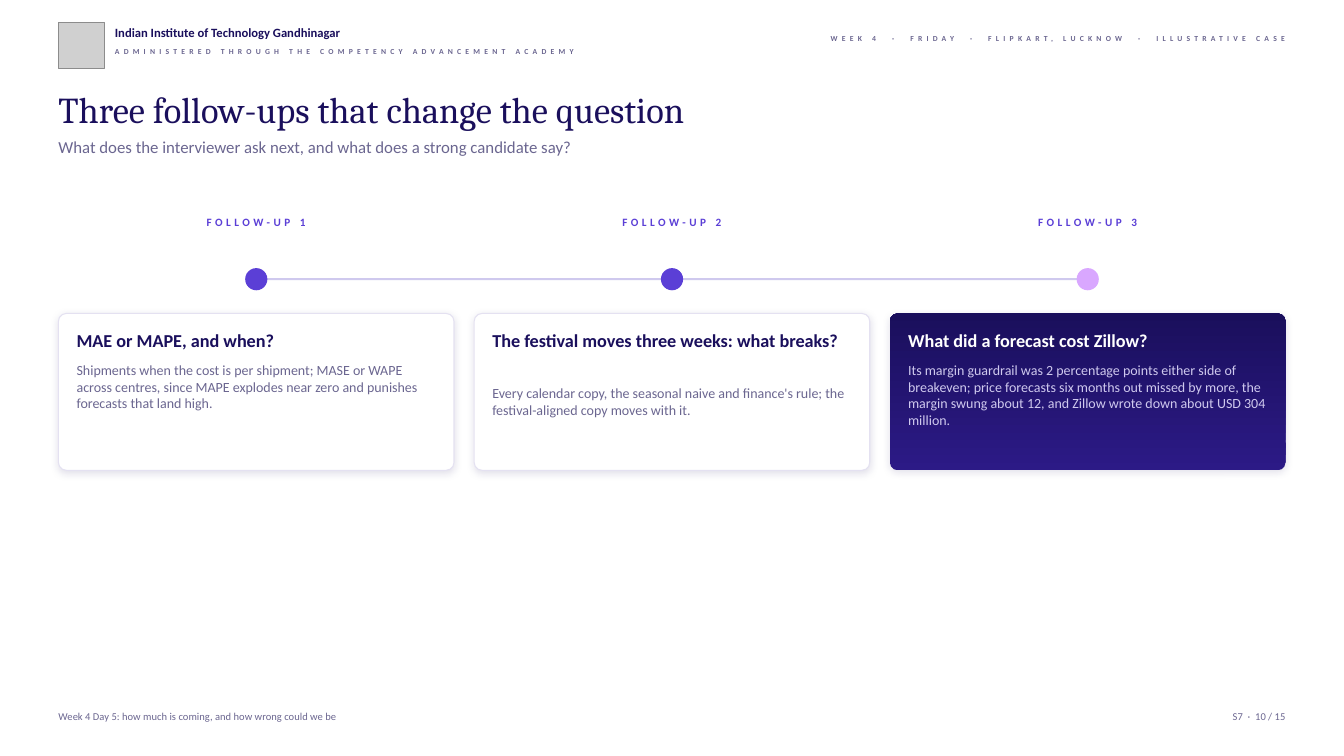
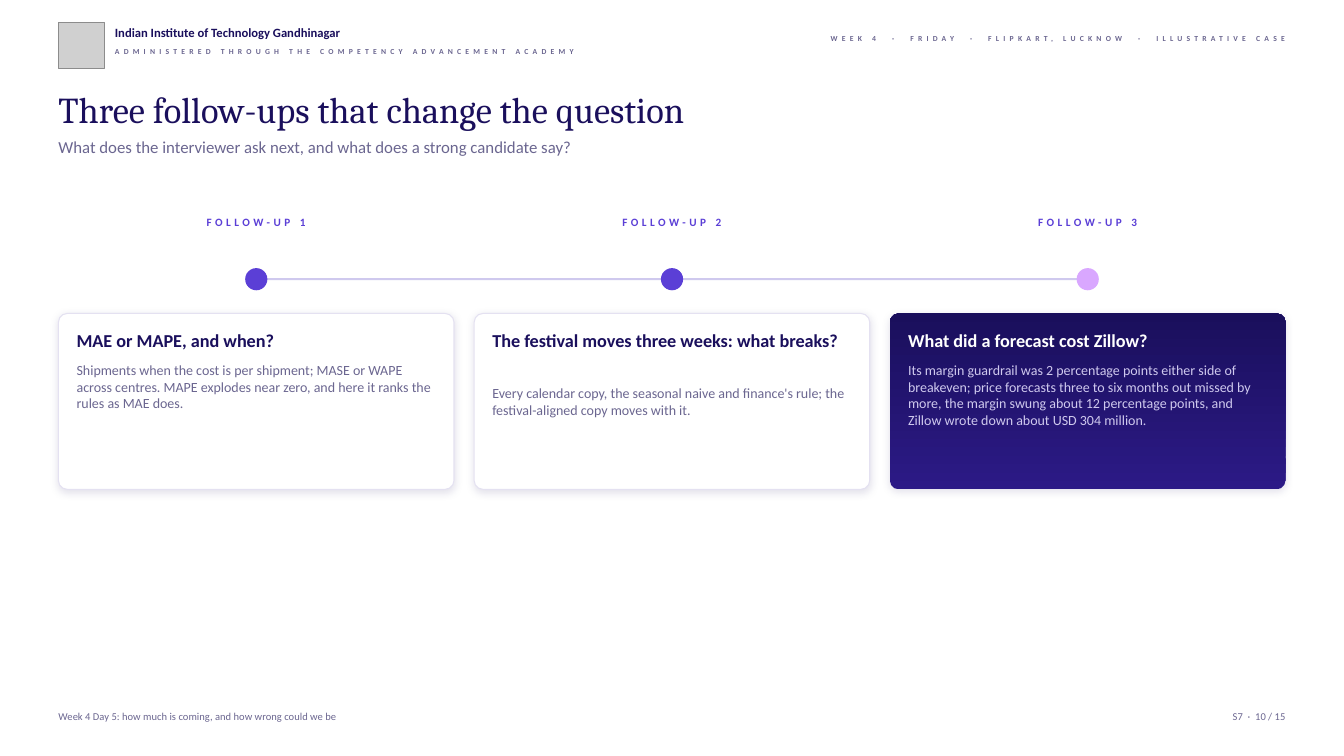
Before and after one commit to fde-academy-lab/c2-content-factory, a slide deck: slide 10 of content/W04/D5/slides/C2_W04_D05_half2_STUDENT.pptx. Drawn at 1344x756 pixels with LibreOffice and Linux fonts; fonts in the diff are those of the drawing; grey boxes stand for pictures; background and template pictures are left out. Boxes give left, top, right and bottom in pixels: in the first picture for what was removed or moved away, otherwise in the second. Text is boxed around its words. In the diff, an @@ line names an element or a change of style, - is before the commit and + after.

```diff
--- a/content/W04/D5/slides/C2_W04_D05_half2_STUDENT.pptx
+++ b/content/W04/D5/slides/C2_W04_D05_half2_STUDENT.pptx
@@ rounded rectangle resized from (x1=58, y1=314, x2=454, y2=471) to (x1=58, y1=314, x2=454, y2=489) @@
@@ rounded rectangle resized from (x1=474, y1=314, x2=869, y2=471) to (x1=474, y1=314, x2=869, y2=489) @@
@@ rounded rectangle resized from (x1=890, y1=314, x2=1286, y2=471) to (x1=890, y1=314, x2=1286, y2=489) @@
@@ text at (x1=77, y1=365, x2=431, y2=408): text changed @@
-Shipments when the cost is per shipment; MASE or WAPE across centres, since MAPE explodes near zero and punishes forecasts that land high.
+Shipments when the cost is per shipment; MASE or WAPE across centres. MAPE explodes near zero, and here it ranks the rules as MAE does.
@@ text at (x1=908, y1=365, x2=1251, y2=425): text changed @@
-Its margin guardrail was 2 percentage points either side of breakeven; price forecasts six months out missed by more, the margin swung about 12, and Zillow wrote down about USD 304 million.
+Its margin guardrail was 2 percentage points either side of breakeven; price forecasts three to six months out missed by more, the margin swung about 12 percentage points, and Zillow wrote down about USD 304 million.
```
Also in this commit, not shown: 3 other slides changed, 18 other files.
